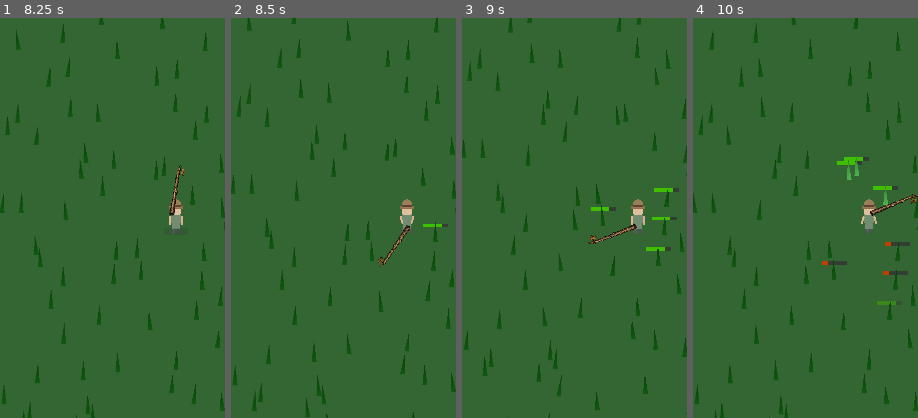
Above: before the commit, frames 1-4 (left to right).
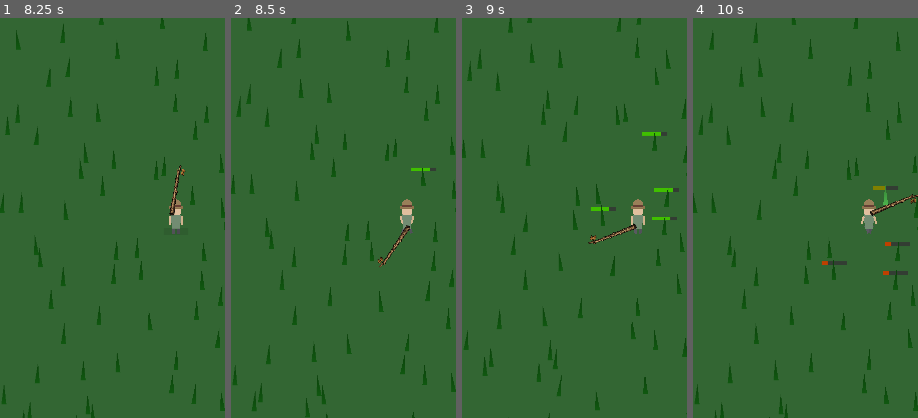
Above: after the commit, the same moments.

Repository: yellyB/game-kill_grass
Game: Godot game, scene res://scenes/ui/main_menu.tscn
Two runs of this game, one before a commit and one after it. Both use one fixed random seed, a clock stepped at 60 frames per second and the inputs below. Sound files missing from this copy of the repository are replaced by a short silence.
Inputs (mouse positions are % of the whole screen's width and height, from its top left):
- Up to frame 1 (8.25 s): drag from (84, 5) to (60, 28) at 0.52 s; click (50, 50) at 1.25 s; drag from (30, 55) to (45, 70) at 2.02 s; move the mouse to (60, 28) at 2.77 s; hold D (move_right) 2.78-3.5 s; drag from (45, 70) to (20, 35) at 3.52 s; move the mouse to (80, 65) at 4.27 s; hold A (move_left) 4.28-5 s; click "건너뛰기" at 5 s; tap Enter at 5.75 s; drag from (20, 35) to (35, 25) at 5.77 s; click (50, 60) at 6.5 s; click "게임 입장" at 7.25 s; move the mouse to (55, 50) at 8.02 s; hold S (move_down) from 8.03 s (still down); click (55, 50) at 8.17 s
- Up to frame 2 (8.5 s): keep holding S (move_down)
- Up to frame 3 (9 s): release S (move_down) at 8.75 s; drag from (35, 25) to (30, 55) at 8.77 s
- Up to frame 4 (10 s): move the mouse to (72, 45) at 9.52 s; hold W (move_up) from 9.53 s (still down)
The pictures show only the part of the screen within x 11-61%, y 25-75%; the shares and areas given below are measured in that part.

Frame 1 is identical in both runs. In frame 2, 0.2% of the frame differs, in the area x 80-97%, y 37-53%; in frame 3, 0.2%; in frame 4, 0.5%, in the area x 64-91%, y 34-72%.

Commit message:
Fix attack area to always center on player position
Remove directional offset that shifted attack range forward during movement.

Co-Authored-By: Claude Opus 4.6 <noreply@anthropic.com>

Diff:
--- a/scripts/player.gd
+++ b/scripts/player.gd
@@ -132,12 +132,7 @@
     if invincible_timer <= 0:
       is_invincible = false
 
-  # Update attack area position
   input_direction = get_input_direction()
-  if input_direction != Vector2.ZERO:
-    attack_area.position = input_direction * (attack_radius * 0.5)
-  else:
-    attack_area.position = Vector2.ZERO
   input_direction_changed.emit(input_direction)
 
   if input_direction != Vector2.ZERO:
@@ -213,10 +208,7 @@
   if not grass_spawner:
     return
 
-  # Calculate attack position (slightly in front of player in movement direction)
   var attack_center = global_position
-  if input_direction != Vector2.ZERO:
-    attack_center += input_direction * (attack_radius * 0.5)
 
   # Check if anything is in range before attacking
   if not _has_targets_in_range(attack_center, attack_radius):
